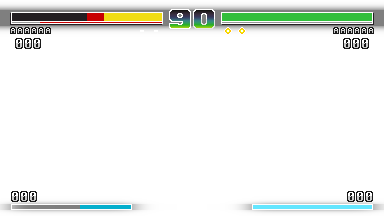
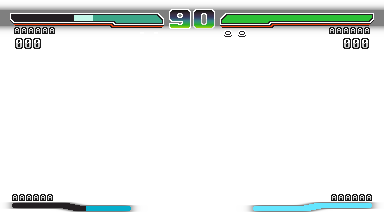
Layers edited between the first and the second 384 × 216 image:
added layer "Overlay 2" above "base 2" over (12, 12, 372, 211)
added layer "base 2" above "Moderno 2" over (10, 13, 374, 211)
added layer "Moderno 2" (50%) above "Overlay 1" over (0, 12, 384, 212)
renamed "Overlay" to "Overlay 1", hid it over (10, 12, 374, 209)
renamed "base" to "base 1", hid it over (10, 12, 374, 210)
renamed "Moderno" to "Moderno 1", hid it over (0, 12, 384, 215)
